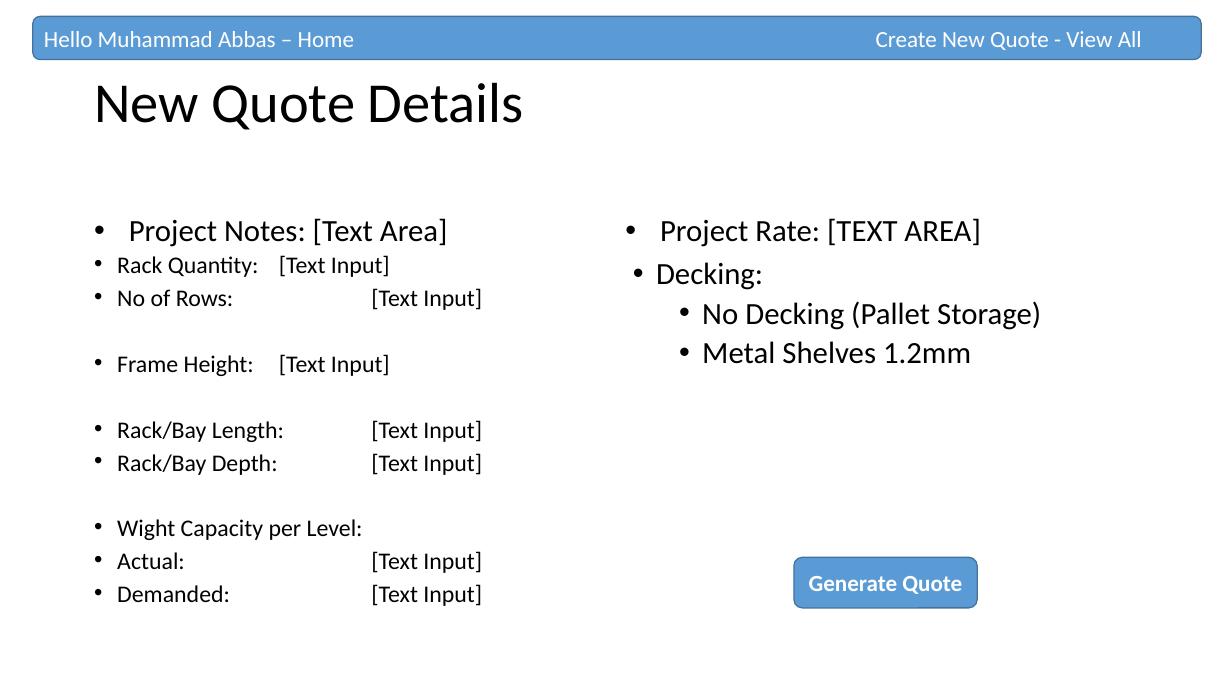
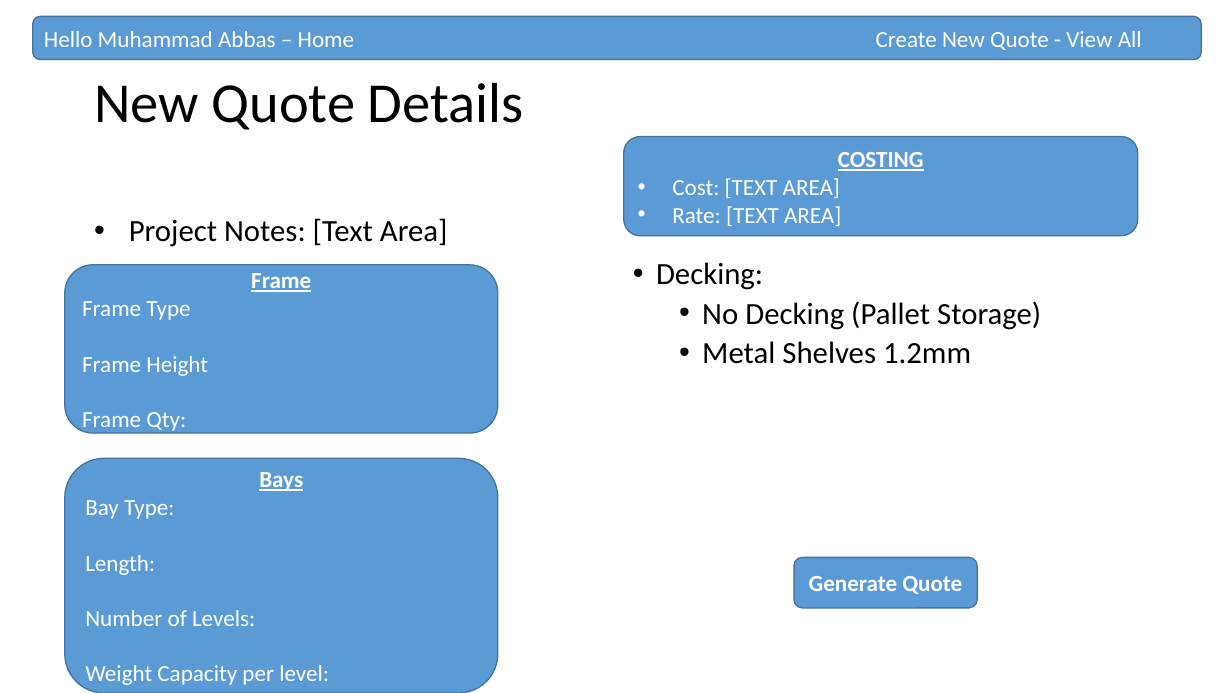
Before and after one commit to mohammed52/quotation-automator, a slide deck: slide 5 of app-pallet-rack-costing.pptx. Drawn at 1232x693 pixels with LibreOffice and Linux fonts; fonts in the diff are those of the drawing. Boxes give left, top, right and bottom in pixels: in the first picture for what was removed or moved away, otherwise in the second. Text is boxed around its words. In the diff, an @@ line names an element or a change of style, - is before the commit and + after.

Commit message:
wip: new pallet racks project, added wells

```diff
--- a/app-pallet-rack-costing.pptx
+++ b/app-pallet-rack-costing.pptx
@@ rounded rectangle "COSTING" resized from (x1=660, y1=218, x2=980, y2=247) to (x1=624, y1=137, x2=1138, y2=236) @@
@@ rounded rectangle "COSTING" at (x1=624, y1=137, x2=1138, y2=236): vertical alignment bottom to middle; fill none to #5B9BD5; outline none to #43739E 1 pt @@
@@ text in rounded rectangle at (x1=672, y1=152, x2=924, y2=226): text changed; size 24 to 18 pt; text colour #000000 to #FFFFFF @@
-• Project Rate: [TEXT AREA]
+COSTING
+• Cost: [TEXT AREA]
+• Rate: [TEXT AREA]
@@ rounded rectangle added at (x1=65, y1=265, x2=498, y2=433), fill #5B9BD5, outline #43739E 1 pt, 18 pt, text #FFFFFF @@
+Frame
+Frame Type
+Frame Height
+Frame Qty:
@@ text removed at (x1=117, y1=255, x2=482, y2=606) @@
-• Rack Quantity: [Text Input]
-• No of Rows: [Text Input]
-• Frame Height: [Text Input]
-• Rack/Bay Length: [Text Input]
-• Rack/Bay Depth: [Text Input]
-• Wight Capacity per Level:
-• Actual: [Text Input]
-• Demanded: [Text Input]
@@ rounded rectangle added at (x1=65, y1=458, x2=498, y2=693), fill #5B9BD5, outline #43739E 1 pt, 18 pt, text #FFFFFF @@
+Bays
+Bay Type:
+Length:
+Number of Levels:
+Weight Capacity per level:
```
Also in this commit, not shown: 3 other files.
